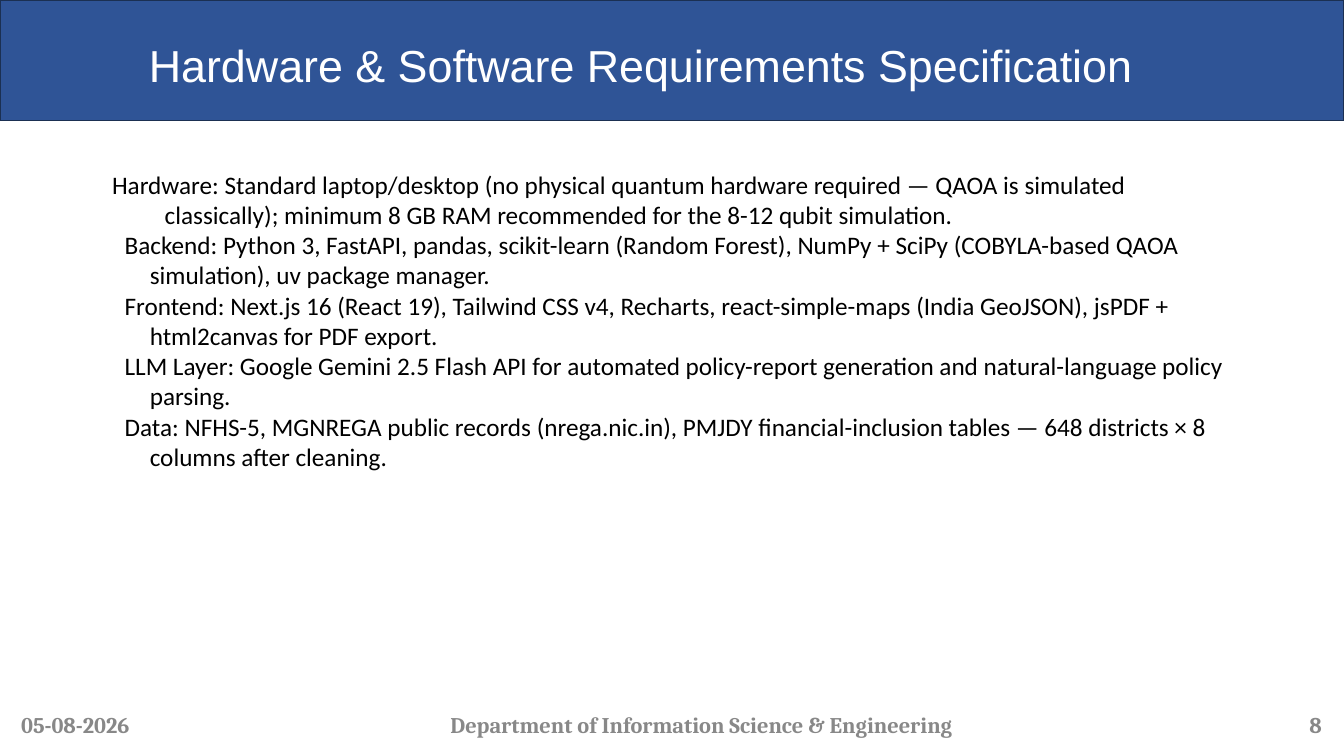
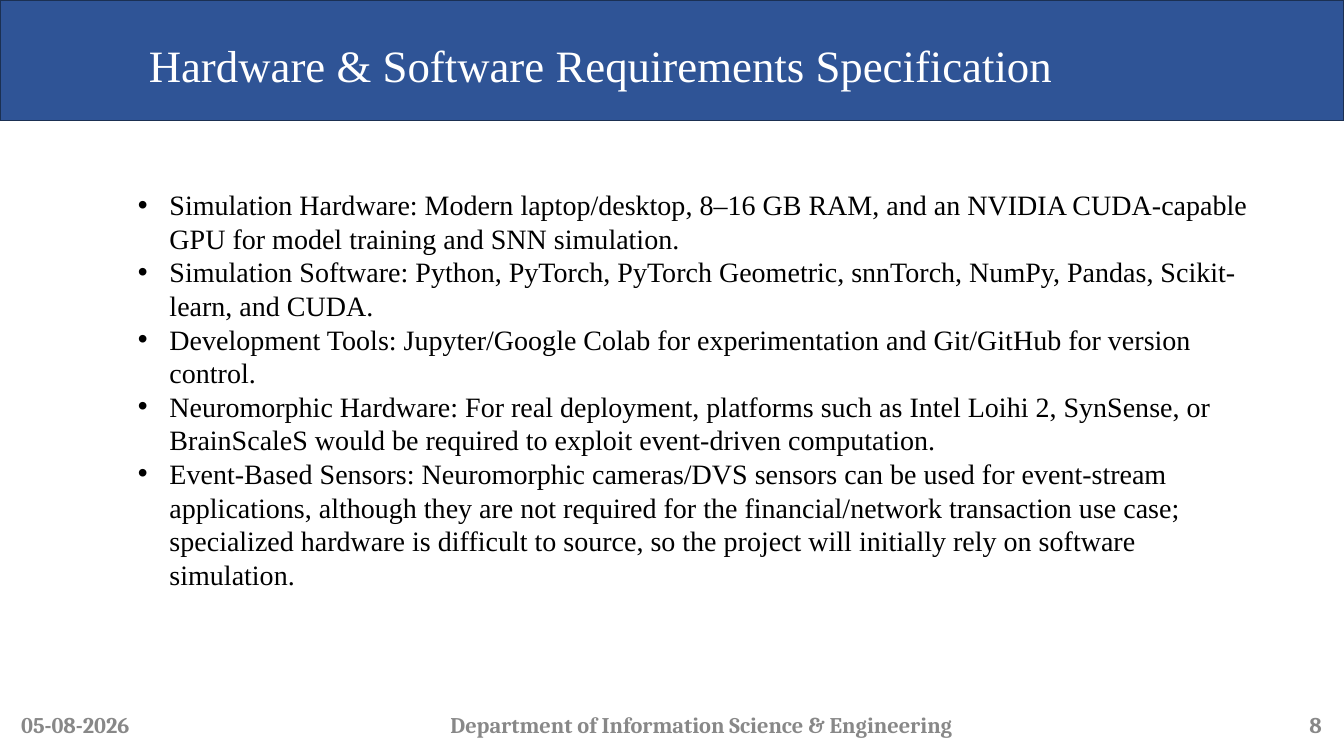
Before and after one commit to Dikshith-Manjunath/FS-Lab, a slide deck: slide 8 of A-08_TG-SNN.pptx. Drawn at 1344x756 pixels with LibreOffice and Linux fonts; fonts in the diff are those of the drawing; background and template pictures are left out. Boxes give left, top, right and bottom in pixels: in the first picture for what was removed or moved away, otherwise in the second. Text is boxed around its words. In the diff, an @@ line names an element or a change of style, - is before the commit and + after.

```diff
--- a/A-08_TG-SNN.pptx
+++ b/A-08_TG-SNN.pptx
@@ title "Hardware & Software Requirements Specification" at [149, 50, 1052, 91]: font Arial to Times New Roman @@
@@ text at [169, 195, 1246, 586]: text changed; size 18 to 20 pt; font Calibri to Times New Roman @@
-Hardware: Standard laptop/desktop (no physical quantum hardware required — QAOA is simulated classically); minimum 8 GB RAM recommended for the 8-12 qubit simulation.
-Backend: Python 3, FastAPI, pandas, scikit-learn (Random Forest), NumPy + SciPy (COBYLA-based QAOA simulation), uv package manager.
-Frontend: Next.js 16 (React 19), Tailwind CSS v4, Recharts, react-simple-maps (India GeoJSON), jsPDF + html2canvas for PDF export.
-LLM Layer: Google Gemini 2.5 Flash API for automated policy-report generation and natural-language policy parsing.
-Data: NFHS-5, MGNREGA public records (nrega.nic.in), PMJDY financial-inclusion tables — 648 districts × 8 columns after cleaning.
+• Simulation Hardware: Modern laptop/desktop, 8–16 GB RAM, and an NVIDIA CUDA-capable GPU for model training and SNN simulation.
+• Simulation Software: Python, PyTorch, PyTorch Geometric, snnTorch, NumPy, Pandas, Scikit-learn, and CUDA.
+• Development Tools: Jupyter/Google Colab for experimentation and Git/GitHub for version control.
+• Neuromorphic Hardware: For real deployment, platforms such as Intel Loihi 2, SynSense, or BrainScaleS would be required to exploit event-driven computation.
+• Event-Based Sensors: Neuromorphic cameras/DVS sensors can be used for event-stream applications, although they are not required for the financial/network transaction use case; specialized hardware is difficult to source, so the project will initially rely on software simulation.
```
Also in this commit, not shown: 11 other slides changed, 1 other file.
